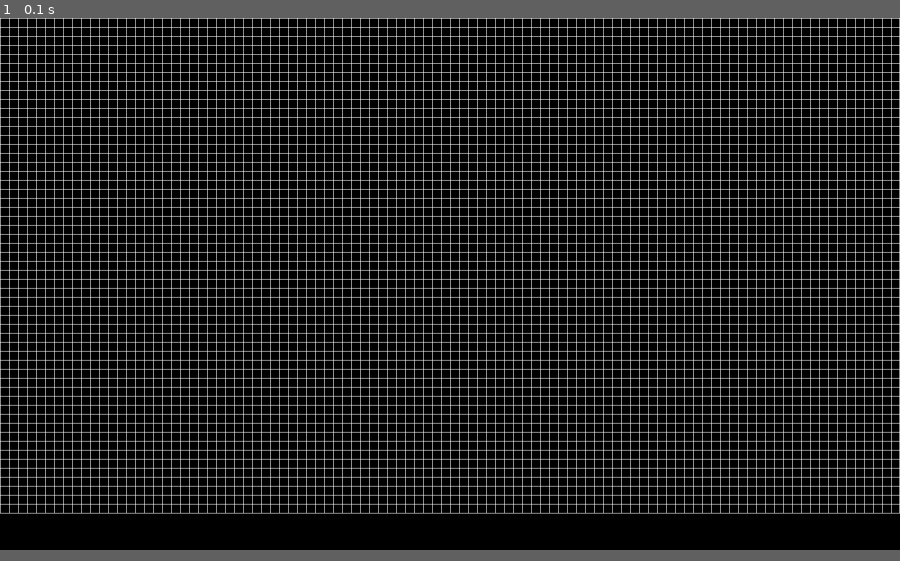
Above: before the commit, frame 1.
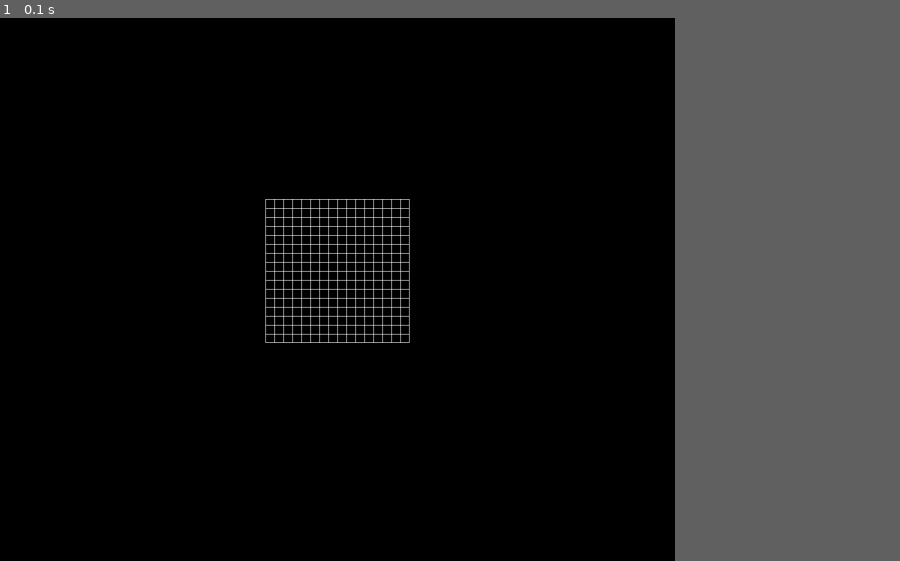
Above: after the commit, the same moment.

Repository: shogun-mar/Langton-s-Ant-Pygame
Game: pygame game, started from grid.py
Two runs of this game, one before a commit and one after it. Both use one fixed random seed, a clock stepped at 60 frames per second and the inputs below.
Inputs:
- Up to frame 1 (0.1 s): no input
The window is 900x532 before the commit and 675x543 after it. Grey fills any space a smaller window leaves; there, only what the larger window draws over its background counts as a difference.

The runs differ from the first frame. In frame 1, 20% of the frame differs, in the area x 0-100%, y 0-92%.

Commit message:
added grid image and font

Diff:
--- a/grid.py
+++ b/grid.py
@@ -34,11 +34,13 @@
         pygame.init()
         self.COLOR_BAR_OFFSET = 50
         self.CELL_SIZE = CELL_SIZE
-        self.WIDTH, self.HEIGTH = self.CELL_SIZE * 100, self.CELL_SIZE * 55 + (self.CELL_SIZE + self.COLOR_BAR_OFFSET) # Add 50 pixels to the self.HEIGTH to make space for the color bar
-        self.screen = pygame.display.set_mode([self.WIDTH, self.HEIGTH])
+        self.WIDTH, self.HEIGTH = 1200, 900
+        self.screen = pygame.display.set_mode([self.WIDTH, self.HEIGTH + (self.CELL_SIZE + self.COLOR_BAR_OFFSET)]) # Add 50 pixels to the self.HEIGTH to make space for the color bar
         self.clock = pygame.time.Clock()
 
-        self.is_placement_phase = True
+        self.is_placement_phase: bool = True
+        self.placement_phase_grid = pygame.image.load('selection_phase_grid.png')
+        self.placement_phase_grid_rect = self.placement_phase_grid.get_rect(center = (self.WIDTH // 2, self.HEIGTH // 2))
 
         self.ROWS, self.COLS = (self.HEIGTH - (self.CELL_SIZE + self.COLOR_BAR_OFFSET)) // self.CELL_SIZE, self.WIDTH // self.CELL_SIZE
         self.grid = [[0 for col in range(self.COLS)] for row in range(self.ROWS)]
@@ -60,23 +62,13 @@
             pygame.display.set_caption(f'Langton\'s Ant Simulation - FPS: {int(self.clock.get_fps())}')
 
             if self.is_placement_phase:
-                self.draw_selection_grid()
+                self.screen.blit(self.placement_phase_grid, self.placement_phase_grid_rect)
 
             #[ant.run() for ant in self.ants]
 
             pygame.display.flip()
             self.clock.tick()
 
-    def draw_selection_grid(self):
-
-        for col in range(self.COLS):
-            pygame.draw.line(self.screen, 'white', (col * self.CELL_SIZE, 0), (col * self.CELL_SIZE, self.HEIGTH - (self.CELL_SIZE + self.COLOR_BAR_OFFSET))) # Draw the vertical lines
-        pygame.draw.line(self.screen, 'white', (self.WIDTH - 1, 0), (self.WIDTH - 1, self.HEIGTH - (self.CELL_SIZE + self.COLOR_BAR_OFFSET))) # Draw the rightmost vertical line
-
-        for row in range(self.ROWS):
-            pygame.draw.line(self.screen, 'white', (0, row * self.CELL_SIZE), (self.COLS * self.CELL_SIZE, row * self.CELL_SIZE)) # Draw the horizontal lines
-        pygame.draw.line(self.screen, 'white', (0, self.HEIGTH - (self.CELL_SIZE + self.COLOR_BAR_OFFSET)), (self.WIDTH, self.HEIGTH - (self.CELL_SIZE + self.COLOR_BAR_OFFSET))) # Draw the bottommost horizontal line
-
 if __name__ == "__main__":
     app = App()
     app.run()
Binary file added: mexcellent/mexcellent 3d.otf
Binary file added: mexcellent/mexcellent rg.otf
Binary file added: selection_phase_grid.png
Not shown, added: mexcellent/Typodermic Desktop EULA 2023.pdf
